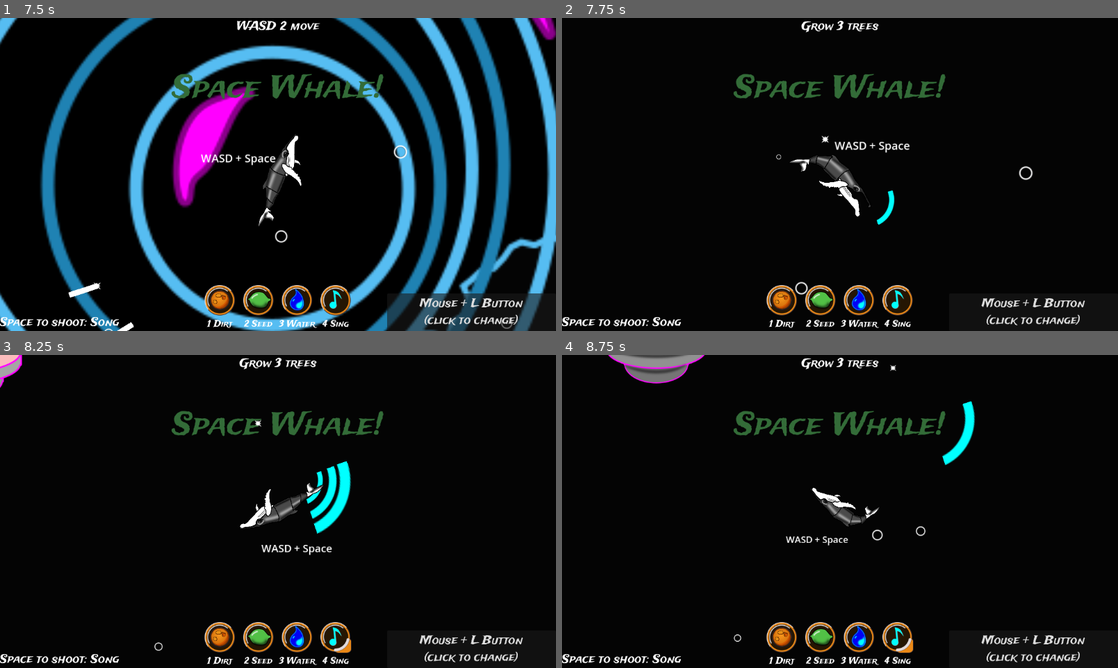
Above: before the commit, frames 1-4 (two rows, left to right).
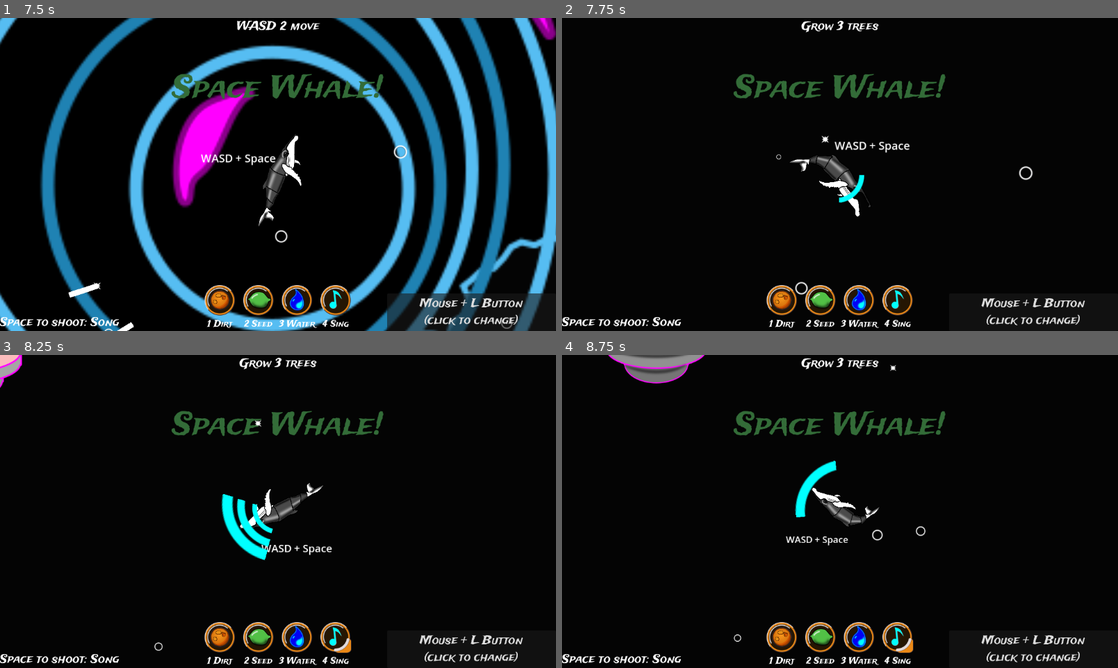
Above: after the commit, the same moments.

Repository: plexsoup/GWJ77-Metamorphosis
Game: Godot game, scene res://game_level.tscn
Two runs of this game, one before a commit and one after it. Both use one fixed random seed, a clock stepped at 60 frames per second and the inputs below. The engine's default icon, where the game draws it, is replaced by a stand-in: a white triangle on a blue panel in a dark square.
Inputs (mouse positions are in pixels of both pictures, inside the frame that each line leads up to):
- Up to frame 1 (7.5 s): click (222, 299) at 0.5 s; click (261, 299) at 1.25 s; click (294, 299) at 2 s; click (333, 299) at 2.75 s; click "Controls: WASD + Space (Click…" at 3.5 s; move the mouse to (400, 158) at 4.27 s; hold D (rotate_right) 4.28-5.03 s; hold Space (shoot) 4.28-5.03 s; move the mouse to (166, 190) at 5.02 s; hold A (rotate_left) 5.03-5.78 s; tap Space (shoot) at 5.1, 6.6 s; move the mouse to (333, 105) at 5.77 s; hold D (rotate_right) 5.78-6.53 s; hold Space (shoot) 5.78-6.53 s; move the mouse to (250, 237) at 6.52 s; hold W (move_forward) 6.53-7.28 s; move the mouse to (444, 221) at 7.27 s; hold A (rotate_left) from 7.28 s (still down); hold Space (shoot) from 7.28 s (still down)
- Up to frame 2 (7.75 s): keep holding A (rotate_left); keep holding Space (shoot)
- Up to frame 3 (8.25 s): keep holding A (rotate_left); move the mouse to (111, 464) at 8.02 s; release Space (shoot) at 8.03 s; tap Space (shoot) at 8.1 s
- Up to frame 4 (8.75 s): keep holding A (rotate_left)

Frame 1 is identical in both runs. In frame 2, 0.3% of the frame differs, in the area x 49-60%, y 50-66%; in frame 3, 1.8%, in the area x 39-64%, y 34-66%; in frame 4, 0.8%.

Commit message:
whale songs

Diff:
--- a/Components/asteroid_spawner.gd
+++ b/Components/asteroid_spawner.gd
@@ -10,21 +10,28 @@
 func _ready() -> void:
 	pass # Replace with function body.
 
-func spawn_asteroid():
-	var asteroid_speed = speed + randf_range(-speed_variation, speed_variation)
-	var vector_to_sun = global_position.direction_to(Globals.current_solar_system.sun.global_position)
+func spawn_asteroid(initial_speed):
 	var deviation = randf_range(-0.5, 0.5)
 	var new_asteroid = preload("res://Objects/asteroid.tscn").instantiate()
 	var rand_x = randf_range(-256, 256)
 	var rand_y = randf_range(-256, 256)
 	new_asteroid.global_position = global_position + Vector2(rand_x, rand_y)
 	Globals.current_solar_system.get_node("Asteroids").add_child(new_asteroid)
-	new_asteroid.linear_velocity = transform.x.rotated(deviation) * asteroid_speed
+	new_asteroid.linear_velocity = transform.x.rotated(deviation) * initial_speed
 
 func spawn_asteroids(num, location):
 	look_at(location)
 	for i in range(num):
-		spawn_asteroid()
+		spawn_asteroid(speed)
+
+func answer_whale_call(num, source_location, target_location):
+	var prev_position = global_position
+	# spawn asteroids from 2 screen sizes away, so they don't appear to emerge from a single point.
+	global_position = source_location
+	look_at(target_location)
+	for i in range(num):
+		spawn_asteroid(speed * 5.0)
+	global_position = prev_position
 
 
 func _on_spawn_timer_timeout() -> void:
--- /dev/null
+++ b/Components/whale_song_response.gd
@@ -0,0 +1,21 @@
+extends Node2D
+
+func activate():
+	$CanvasLayer/Path2D/PathFollow2D.progress_ratio = randf()
+	$CanvasLayer/Path2D/PathFollow2D/Waves.look_at($CanvasLayer/Marker2D.global_position)
+	$CanvasLayer/AnimationPlayer.play("respond")
+
+	#send_asteroids() # moved into animation
+
+func send_asteroids():
+	var asteroid_spawner = Globals.current_solar_system.asteroid_spawner
+	if asteroid_spawner != null:
+		var dir = $CanvasLayer/Path2D/PathFollow2D/Waves.global_transform.x
+		var distance = Globals.current_player.linear_velocity.length() * 2.0
+		var spawn_position = Globals.current_player.global_position - (dir * distance)
+		asteroid_spawner.answer_whale_call(5, spawn_position, Globals.current_player.global_position)
+
+
+func _on_animation_player_animation_finished(anim_name: StringName) -> void:
+	if anim_name == "respond":
+		queue_free()
--- /dev/null
+++ b/Components/whale_song_response.tscn
@@ -0,0 +1,244 @@
+[gd_scene load_steps=10 format=3 uid="uid://cub42uxiox12x"]
+
+[ext_resource type="Texture2D" uid="uid://e0aja82wsd5h" path="res://assets/images/song_1.png" id="1_45muc"]
+[ext_resource type="Script" uid="uid://bw2dldprlj2vs" path="res://Components/whale_song_response.gd" id="1_rhe3k"]
+[ext_resource type="AudioStream" uid="uid://cu0hpjuda1ewd" path="res://assets/audio/whale_song_01.wav" id="2_rhe3k"]
+[ext_resource type="AudioStream" uid="uid://doogixuheendi" path="res://assets/audio/whale_song_02.wav" id="3_qb81a"]
+
+[sub_resource type="Animation" id="Animation_qb81a"]
+length = 0.001
+tracks/0/type = "value"
+tracks/0/imported = false
+tracks/0/enabled = true
+tracks/0/path = NodePath("CanvasLayer/Path2D/PathFollow2D/Waves/Wavefront:visible")
+tracks/0/interp = 1
+tracks/0/loop_wrap = true
+tracks/0/keys = {
+"times": PackedFloat32Array(0),
+"transitions": PackedFloat32Array(1),
+"update": 1,
+"values": [false]
+}
+tracks/1/type = "value"
+tracks/1/imported = false
+tracks/1/enabled = true
+tracks/1/path = NodePath("CanvasLayer/Path2D/PathFollow2D/Waves/Wavefront2:visible")
+tracks/1/interp = 1
+tracks/1/loop_wrap = true
+tracks/1/keys = {
+"times": PackedFloat32Array(0),
+"transitions": PackedFloat32Array(1),
+"update": 1,
+"values": [false]
+}
+tracks/2/type = "value"
+tracks/2/imported = false
+tracks/2/enabled = true
+tracks/2/path = NodePath("CanvasLayer/Path2D/PathFollow2D/Waves/Wavefront3:visible")
+tracks/2/interp = 1
+tracks/2/loop_wrap = true
+tracks/2/keys = {
+"times": PackedFloat32Array(0),
+"transitions": PackedFloat32Array(1),
+"update": 1,
+"values": [false]
+}
+tracks/3/type = "value"
+tracks/3/imported = false
+tracks/3/enabled = true
+tracks/3/path = NodePath("CanvasLayer/Path2D/PathFollow2D/Waves/Wavefront:scale")
+tracks/3/interp = 1
+tracks/3/loop_wrap = true
+tracks/3/keys = {
+"times": PackedFloat32Array(0),
+"transitions": PackedFloat32Array(1),
+"update": 0,
+"values": [Vector2(1, 1)]
+}
+tracks/4/type = "value"
+tracks/4/imported = false
+tracks/4/enabled = true
+tracks/4/path = NodePath("CanvasLayer/Path2D/PathFollow2D/Waves/Wavefront2:scale")
+tracks/4/interp = 1
+tracks/4/loop_wrap = true
+tracks/4/keys = {
+"times": PackedFloat32Array(0),
+"transitions": PackedFloat32Array(1),
+"update": 0,
+"values": [Vector2(1, 1)]
+}
+tracks/5/type = "value"
+tracks/5/imported = false
+tracks/5/enabled = true
+tracks/5/path = NodePath("CanvasLayer/Path2D/PathFollow2D/Waves/Wavefront3:scale")
+tracks/5/interp = 1
+tracks/5/loop_wrap = true
+tracks/5/keys = {
+"times": PackedFloat32Array(0),
+"transitions": PackedFloat32Array(1),
+"update": 0,
+"values": [Vector2(1, 1)]
+}
+
+[sub_resource type="Animation" id="Animation_rhe3k"]
+resource_name = "respond"
+length = 2.25
+step = 0.25
+tracks/0/type = "value"
+tracks/0/imported = false
+tracks/0/enabled = true
+tracks/0/path = NodePath("CanvasLayer/Path2D/PathFollow2D/Waves/Wavefront:visible")
+tracks/0/interp = 1
+tracks/0/loop_wrap = true
+tracks/0/keys = {
+"times": PackedFloat32Array(0, 0.25, 1.5),
+"transitions": PackedFloat32Array(1, 1, 1),
+"update": 1,
+"values": [false, true, false]
+}
+tracks/1/type = "value"
+tracks/1/imported = false
+tracks/1/enabled = true
+tracks/1/path = NodePath("CanvasLayer/Path2D/PathFollow2D/Waves/Wavefront2:visible")
+tracks/1/interp = 1
+tracks/1/loop_wrap = true
+tracks/1/keys = {
+"times": PackedFloat32Array(0, 0.5, 1.75),
+"transitions": PackedFloat32Array(1, 1, 1),
+"update": 1,
+"values": [false, true, false]
+}
+tracks/2/type = "value"
+tracks/2/imported = false
+tracks/2/enabled = true
+tracks/2/path = NodePath("CanvasLayer/Path2D/PathFollow2D/Waves/Wavefront3:visible")
+tracks/2/interp = 1
+tracks/2/loop_wrap = true
+tracks/2/keys = {
+"times": PackedFloat32Array(0, 0.75, 1.96),
+"transitions": PackedFloat32Array(1, 1, 1),
+"update": 1,
+"values": [false, true, false]
+}
+tracks/3/type = "value"
+tracks/3/imported = false
+tracks/3/enabled = true
+tracks/3/path = NodePath("CanvasLayer/Path2D/PathFollow2D/Waves/Wavefront:scale")
+tracks/3/interp = 1
+tracks/3/loop_wrap = true
+tracks/3/keys = {
+"times": PackedFloat32Array(0.25, 1.5, 2.25),
+"transitions": PackedFloat32Array(1, 1, 1),
+"update": 0,
+"values": [Vector2(1, 1), Vector2(3, 3), Vector2(1, 1)]
+}
+tracks/4/type = "value"
+tracks/4/imported = false
+tracks/4/enabled = true
+tracks/4/path = NodePath("CanvasLayer/Path2D/PathFollow2D/Waves/Wavefront2:scale")
+tracks/4/interp = 1
+tracks/4/loop_wrap = true
+tracks/4/keys = {
+"times": PackedFloat32Array(0.5, 1.75, 2.25),
+"transitions": PackedFloat32Array(1, 1, 1),
+"update": 0,
+"values": [Vector2(1, 1), Vector2(3, 3), Vector2(1, 1)]
+}
+tracks/5/type = "value"
+tracks/5/imported = false
+tracks/5/enabled = true
+tracks/5/path = NodePath("CanvasLayer/Path2D/PathFollow2D/Waves/Wavefront3:scale")
+tracks/5/interp = 1
+tracks/5/loop_wrap = true
+tracks/5/keys = {
+"times": PackedFloat32Array(0.75, 2, 2.25),
+"transitions": PackedFloat32Array(1, 1, 1),
+"update": 0,
+"values": [Vector2(1, 1), Vector2(3, 3), Vector2(1, 1)]
+}
+tracks/6/type = "method"
+tracks/6/imported = false
+tracks/6/enabled = true
+tracks/6/path = NodePath(".")
+tracks/6/interp = 1
+tracks/6/loop_wrap = true
+tracks/6/keys = {
+"times": PackedFloat32Array(2),
+"transitions": PackedFloat32Array(1),
+"values": [{
+"args": [],
+"method": &"send_asteroids"
+}]
+}
+
+[sub_resource type="AnimationLibrary" id="AnimationLibrary_ef1wf"]
+_data = {
+&"RESET": SubResource("Animation_qb81a"),
+&"respond": SubResource("Animation_rhe3k")
+}
+
+[sub_resource type="AudioStreamRandomizer" id="AudioStreamRandomizer_sjh1r"]
+random_pitch = 1.1
+random_volume_offset_db = 3.0
+streams_count = 2
+stream_0/stream = ExtResource("2_rhe3k")
+stream_1/stream = ExtResource("3_qb81a")
+
+[sub_resource type="Curve2D" id="Curve2D_rhe3k"]
+_data = {
+"points": PackedVector2Array(0, 0, 0, 0, 24, 33, 0, 0, 0, 0, 1129, 32, 0, 0, 0, 0, 1135, 640, 0, 0, 0, 0, 29, 643, 0, 0, 0, 0, 25, 55)
+}
+point_count = 5
+
+[node name="WhaleSongResponse" type="Node2D"]
+script = ExtResource("1_rhe3k")
+
+[node name="CanvasLayer" type="CanvasLayer" parent="."]
+
+[node name="AnimationPlayer" type="AnimationPlayer" parent="CanvasLayer"]
+root_node = NodePath("../..")
+libraries = {
+&"": SubResource("AnimationLibrary_ef1wf")
+}
+
+[node name="AudioStreamPlayer" type="AudioStreamPlayer" parent="CanvasLayer"]
+stream = SubResource("AudioStreamRandomizer_sjh1r")
+volume_db = -7.0
+
+[node name="Path2D" type="Path2D" parent="CanvasLayer"]
+curve = SubResource("Curve2D_rhe3k")
+
+[node name="PathFollow2D" type="PathFollow2D" parent="CanvasLayer/Path2D"]
+position = Vector2(190.104, 32.8497)
+rotation = -0.000904977
+progress = 166.11
+rotates = false
+
+[node name="Waves" type="Node2D" parent="CanvasLayer/Path2D/PathFollow2D"]
+modulate = Color(0.816315, 0.126327, 0.398042, 1)
+
+[node name="Wavefront" type="Sprite2D" parent="CanvasLayer/Path2D/PathFollow2D/Waves"]
+visible = false
+position = Vector2(0.235724, -0.764933)
+rotation = 0.881845
+texture = ExtResource("1_45muc")
+offset = Vector2(21.0048, -28.6706)
+
+[node name="Wavefront2" type="Sprite2D" parent="CanvasLayer/Path2D/PathFollow2D/Waves"]
+visible = false
+position = Vector2(-0.339489, 0.0962124)
+rotation = 0.881845
+texture = ExtResource("1_45muc")
+offset = Vector2(20.7057, -29.662)
+
+[node name="Wavefront3" type="Sprite2D" parent="CanvasLayer/Path2D/PathFollow2D/Waves"]
+visible = false
+position = Vector2(0.809651, -0.189972)
+rotation = 0.881845
+texture = ExtResource("1_45muc")
+offset = Vector2(20.1961, -28.5931)
+
+[node name="Marker2D" type="Marker2D" parent="CanvasLayer"]
+position = Vector2(557, 328)
+
+[connection signal="animation_finished" from="CanvasLayer/AnimationPlayer" to="." method="_on_animation_player_animation_finished"]
--- a/falling_materials/WhaleSong.tscn
+++ b/falling_materials/WhaleSong.tscn
@@ -187,11 +187,14 @@
 tracks/7/interp = 1
 tracks/7/loop_wrap = true
 tracks/7/keys = {
-"times": PackedFloat32Array(0.5),
-"transitions": PackedFloat32Array(1),
+"times": PackedFloat32Array(0.5, 1.75),
+"transitions": PackedFloat32Array(1, 1),
 "values": [{
 "args": [],
 "method": &"frighten_aliens"
+}, {
+"args": [],
+"method": &"trigger_response"
 }]
 }
 
--- a/falling_materials/whale_song.gd
+++ b/falling_materials/whale_song.gd
@@ -8,17 +8,23 @@
 var contacts : Array = []
 var linear_velocity : Vector2 = Vector2.ZERO
 const cooldown: int = 2000 # in msec
+#var last_response_position : Vector2
+#var last_player_pos : Vector2
 
 func _ready():
 	$AnimationPlayer.play("sing")
+	#trigger_response()
+
+
+func trigger_response():
+	# Set the position of the response
+	var response = preload("res://Components/whale_song_response.tscn").instantiate()
+	add_sibling(response)
+	response.activate()
 
 
 func _on_animation_player_animation_finished(anim_name: StringName) -> void:
 	if anim_name == "sing":
-		var asteroid_spawner = Globals.current_solar_system.asteroid_spawner
-		if asteroid_spawner != null:
-			asteroid_spawner.spawn_asteroids(7, global_position)
-
 		call_deferred("queue_free")
 
 static func get_cooldown():
--- a/space_whale.gd
+++ b/space_whale.gd
@@ -165,7 +165,12 @@
 
 	if Globals.current_solar_system != null and is_instance_valid(Globals.current_solar_system):
 		if Globals.current_solar_system.has_node("Projectiles"):
-			Globals.current_solar_system.get_node("Projectiles").add_child(new_projectile)
+			if new_projectile.is_in_group("songs"):
+				Globals.current_player.add_child(new_projectile)
+				new_projectile.position = Vector2.ZERO
+				new_projectile.rotation = 0.0
+			else:
+				Globals.current_solar_system.get_node("Projectiles").add_child(new_projectile)
 			new_projectile.linear_velocity = dir_vector * projectile_charge
 			# Project player's velocity onto the direction vector
 			var projected_velocity = linear_velocity.project(dir_vector)
Not shown, added: Components/whale_song_response.gd.uid
Not shown: 1 places in camera_2d.tscn that only renumber resources
